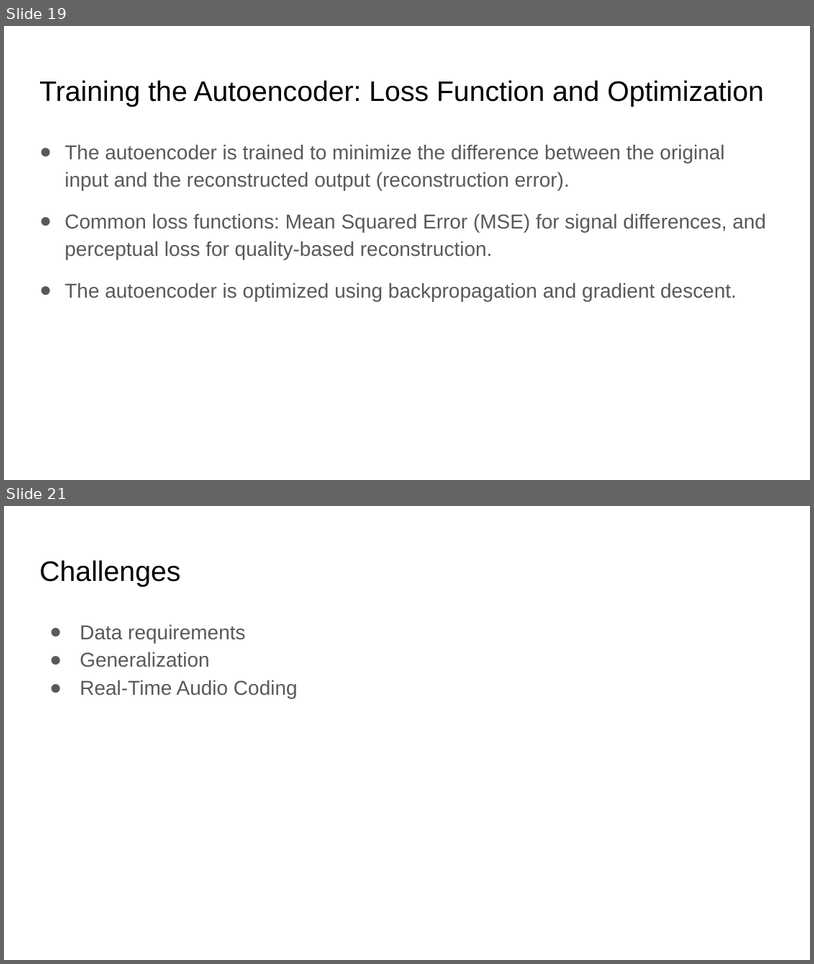
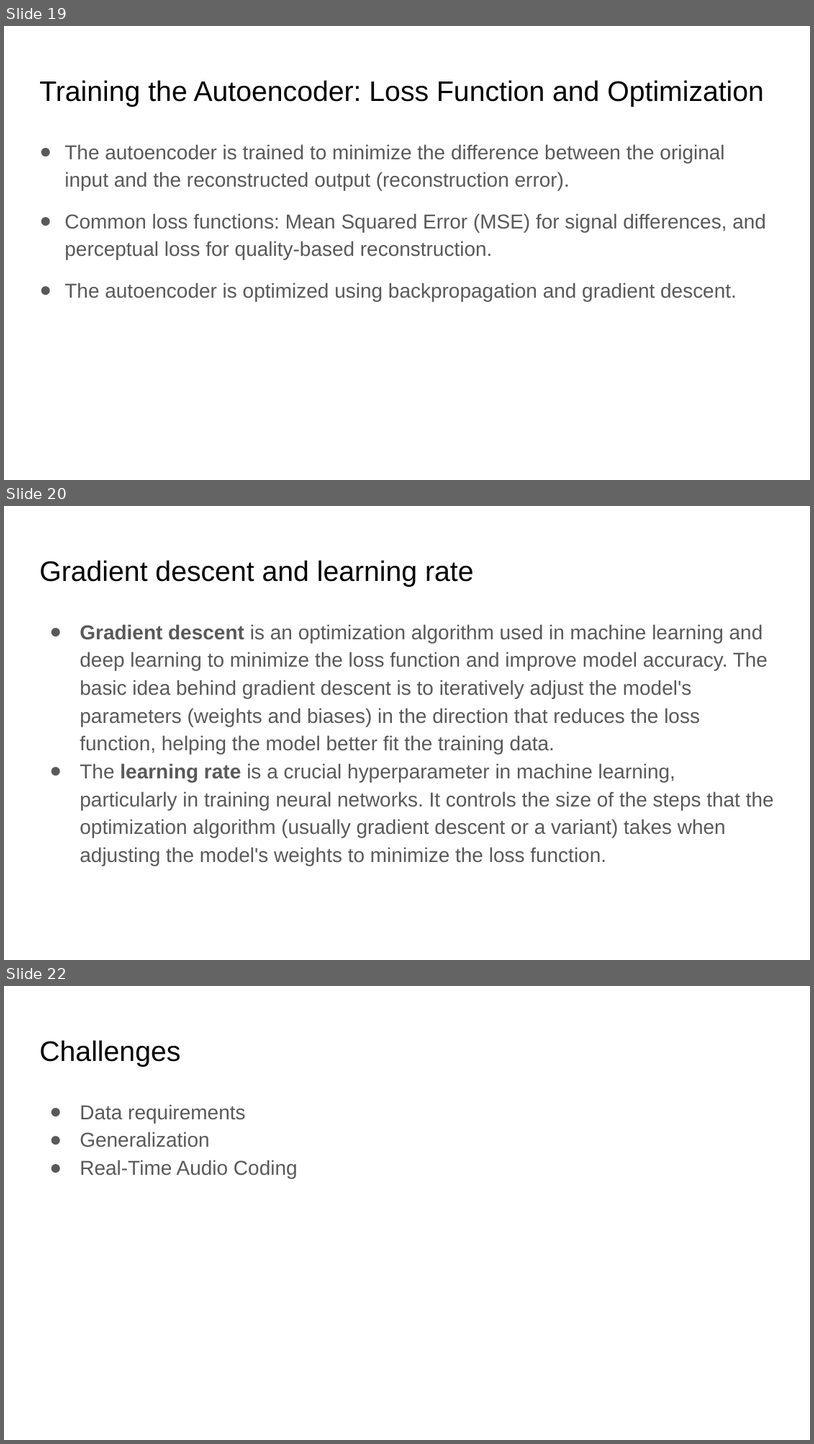
Before and after one commit to xserra/audio-coding-materials, a slide deck: lectures/6. Neural audio compression.pptx. Shown one above the other, each under a label of ours: slides 19 and 21 before the commit, slides 19, 20 and 22 after it; the slides between them are not shown. The pictures are 814x964 and 814x1444 pixels, drawn with LibreOffice and Linux fonts; fonts in the diff are those of the drawing. Boxes give left, top, right and bottom in pixels: in the first picture for what was removed or moved away, otherwise in the second. Text is boxed around its words. In the diff, an @@ line names an element or a change of style, - is before the commit and + after.

```diff
--- a/lectures/6. Neural audio compression.pptx
+++ b/lectures/6. Neural audio compression.pptx
@@ slide 20 added at box(4, 506, 810, 960), background #FFFFFF @@
@@ title added at box(39, 560, 474, 587), 25.2 pt, text #000000 @@
+Gradient descent and learning rate
@@ text added at box(80, 624, 774, 865), 18 pt, text #595959 @@
+● Gradient descent is an optimization algorithm used in machine learning and deep learning to minimize the loss function and improve model accuracy. The basic idea behind gradient descent is to iteratively adjust the model's parameters (weights and biases) in the direction that reduces the loss function, helping the model better fit the training data.
+● The learning rate is a crucial hyperparameter in machine learning, particularly in training neural networks. It controls the size of the steps that the optimization algorithm (usually gradient descent or a variant) takes when adjusting the model's weights to minimize the loss function.
@@ what was slide 21 is now slide 22 @@
```
Also in this commit, not shown: 2 slides changed, 1 other slide added, 1 slide removed.
